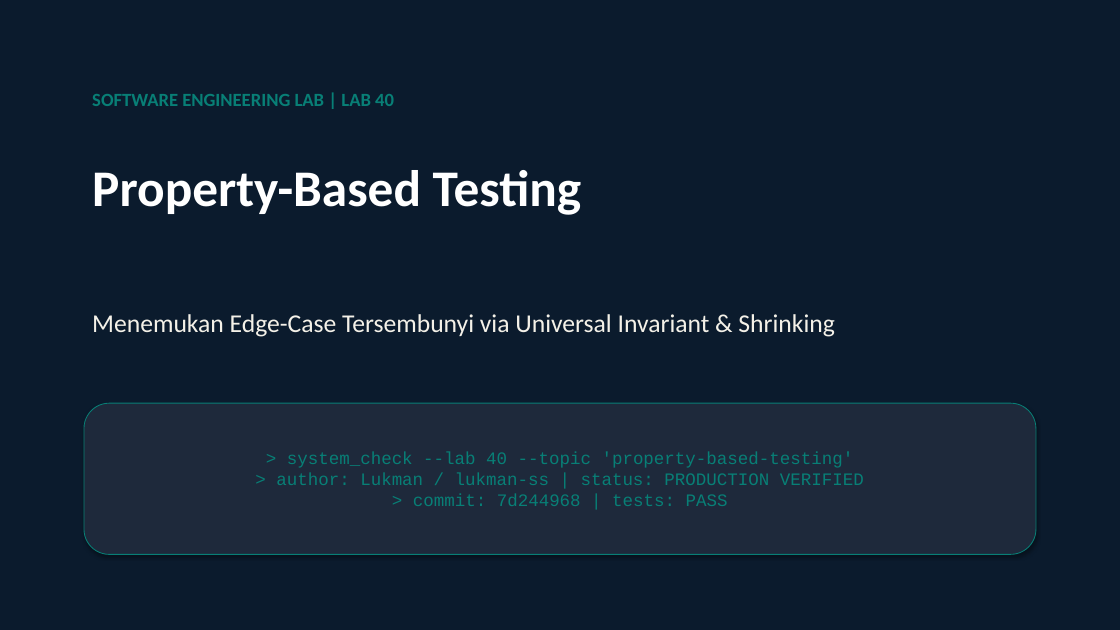
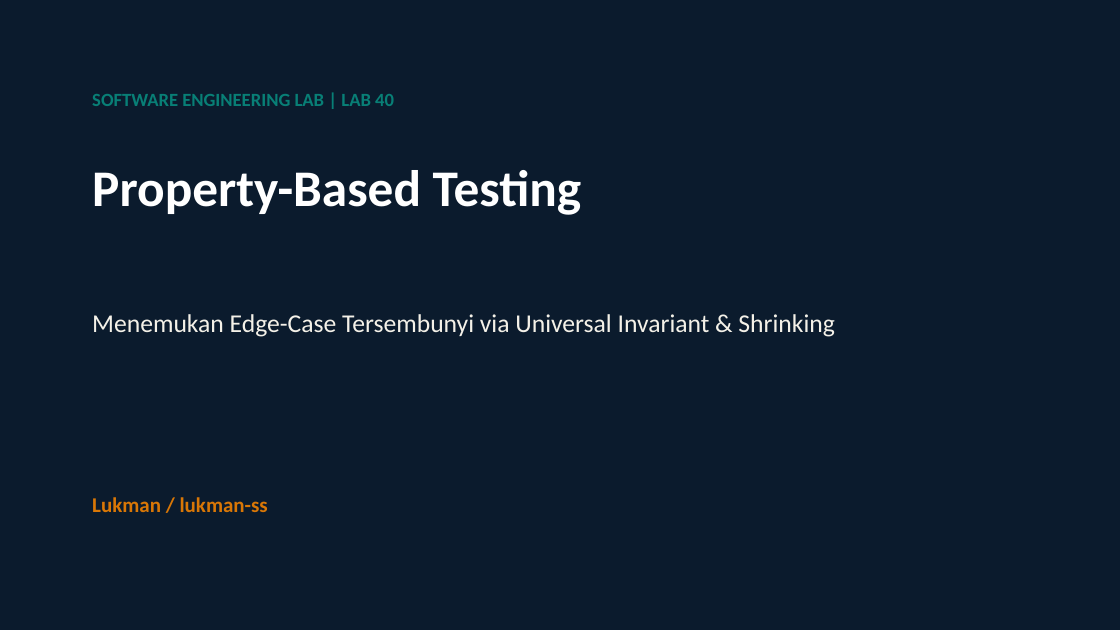
Before and after one commit to lukman-ss/software-engineering-lab, a slide deck: slide 1 of labs/40-property-based-testing/result/linkedin/lab-40-property-based-testing-carousel.pptx. Drawn at 1120x630 pixels with LibreOffice and Linux fonts; fonts in the diff are those of the drawing. Boxes give left, top, right and bottom in pixels: in the first picture for what was removed or moved away, otherwise in the second. Text is boxed around its words. In the diff, an @@ line names an element or a change of style, - is before the commit and + after.

```diff
--- a/labs/40-property-based-testing/result/linkedin/lab-40-property-based-testing-carousel.pptx
+++ b/labs/40-property-based-testing/result/linkedin/lab-40-property-based-testing-carousel.pptx
@@ text "Lukman / lukman-ss": place and size @@
-text "Lukman / lukman-ss" at [84,403,1036,555]
+text "Lukman / lukman-ss" at [92,497,268,512]
@@ text "Lukman / lukman-ss" at [92,497,268,512]: vertical alignment middle to top; fill #1E293B to none; outline #087F76 0.75 pt to none; shadow off @@
@@ text at [92,497,268,512]: text changed; size 15 to 18 pt; font Courier New to Calibri; text colour #087F76 to #D97706; bold on @@
-> system_check --lab 40 --topic 'property-based-testing'
-> author: Lukman / lukman-ss | status: PRODUCTION VERIFIED
-> commit: 7d244968 | tests: PASS
+Lukman / lukman-ss
```
Also in this commit, not shown: 7 other slides changed, 31 other files.
